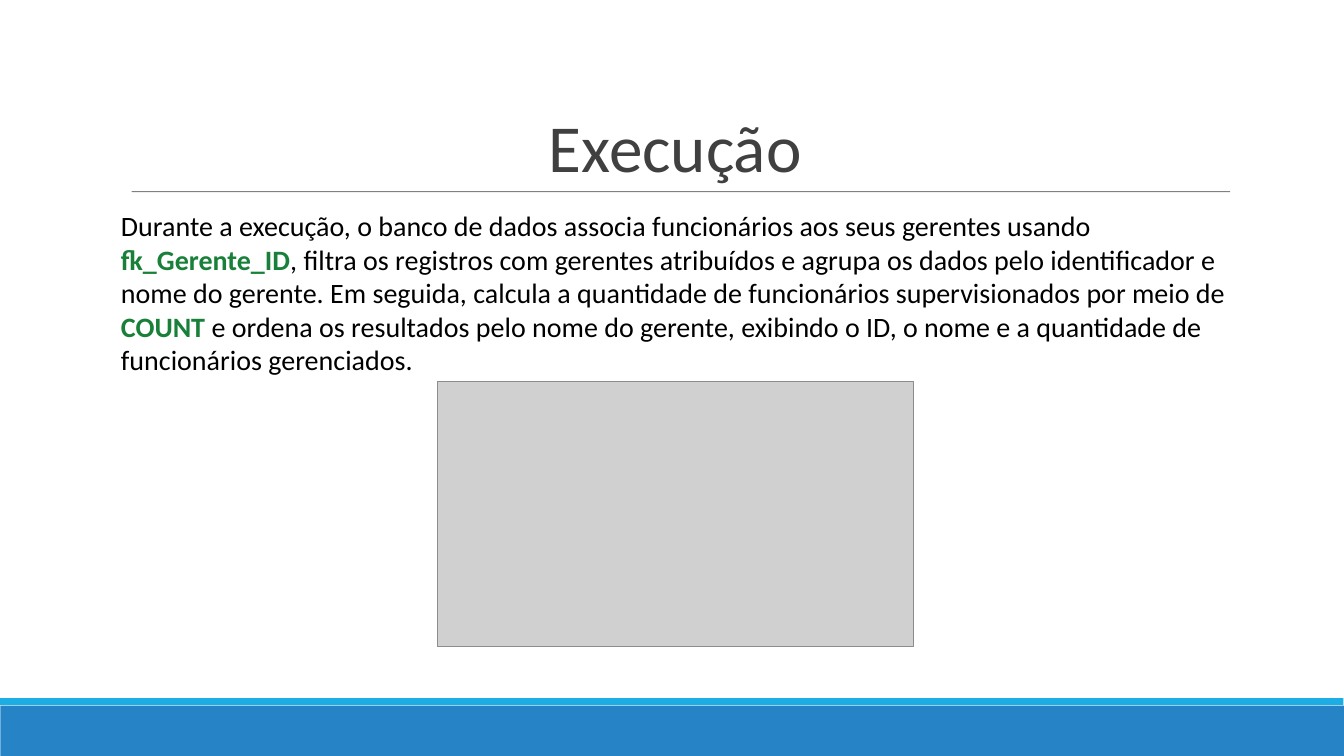
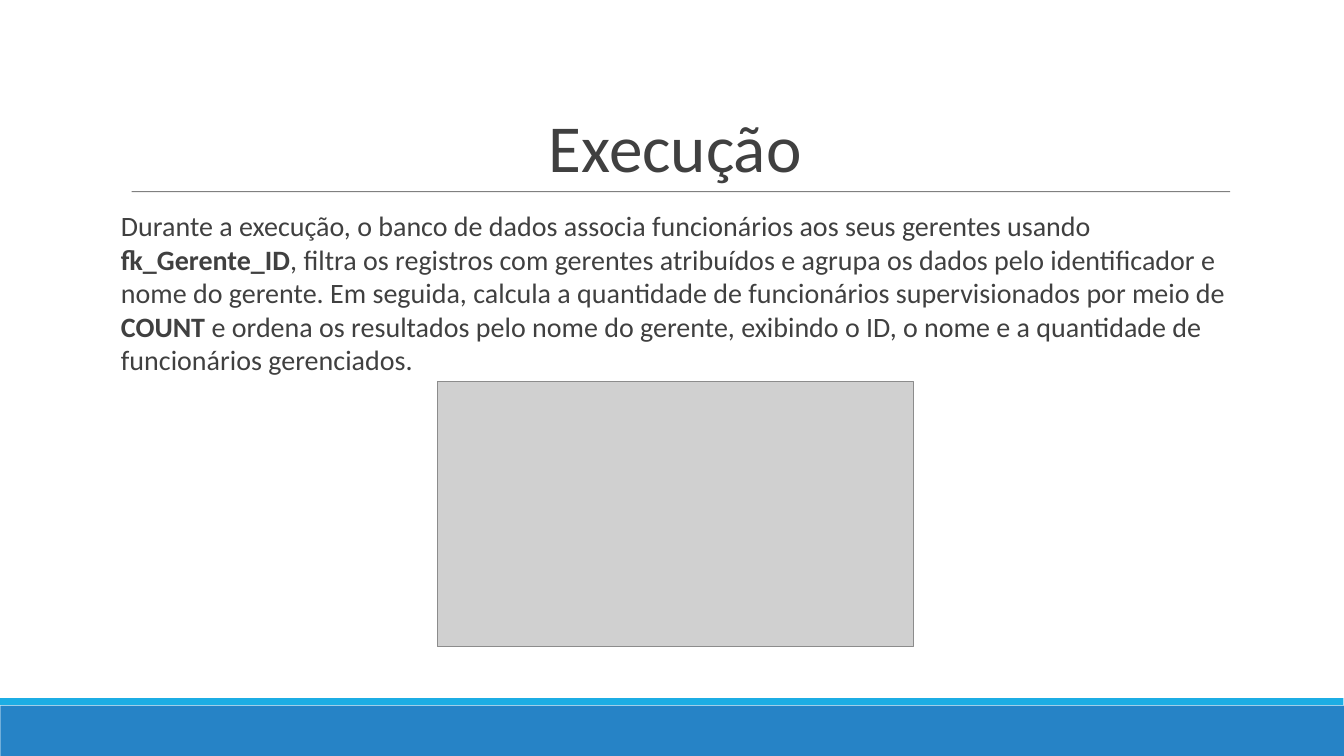
Before and after one commit to Marcos-Med/EpDB, a slide deck: slide 32 of docs/video 3.odp. Drawn at 1344x756 pixels with LibreOffice and Linux fonts; fonts in the diff are those of the drawing; grey boxes stand for pictures. Boxes give left, top, right and bottom in pixels: in the first picture for what was removed or moved away, otherwise in the second. Text is boxed around its words. In the diff, an @@ line names an element or a change of style, - is before the commit and + after.

```diff
--- a/docs/video 3.odp
+++ b/docs/video 3.odp
@@ text "Durante a execução, o banco ..." at box(121, 216, 1225, 375): text colour #000000 to #404040; text colour #188038 to #404040 in "fk_Gerente_ID, COUNT" @@
```
Also in this commit, not shown: 6 other slides changed, 1 other file.
